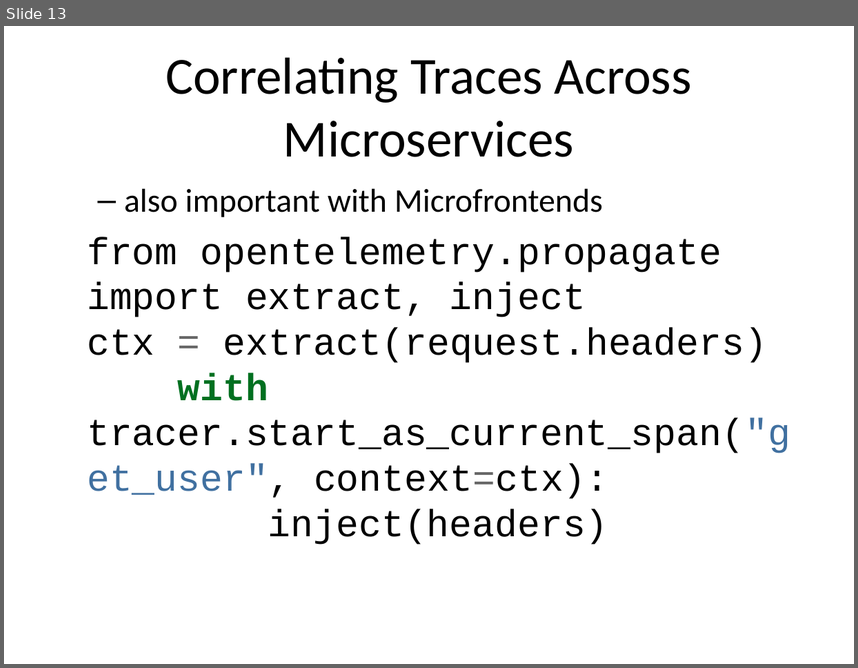
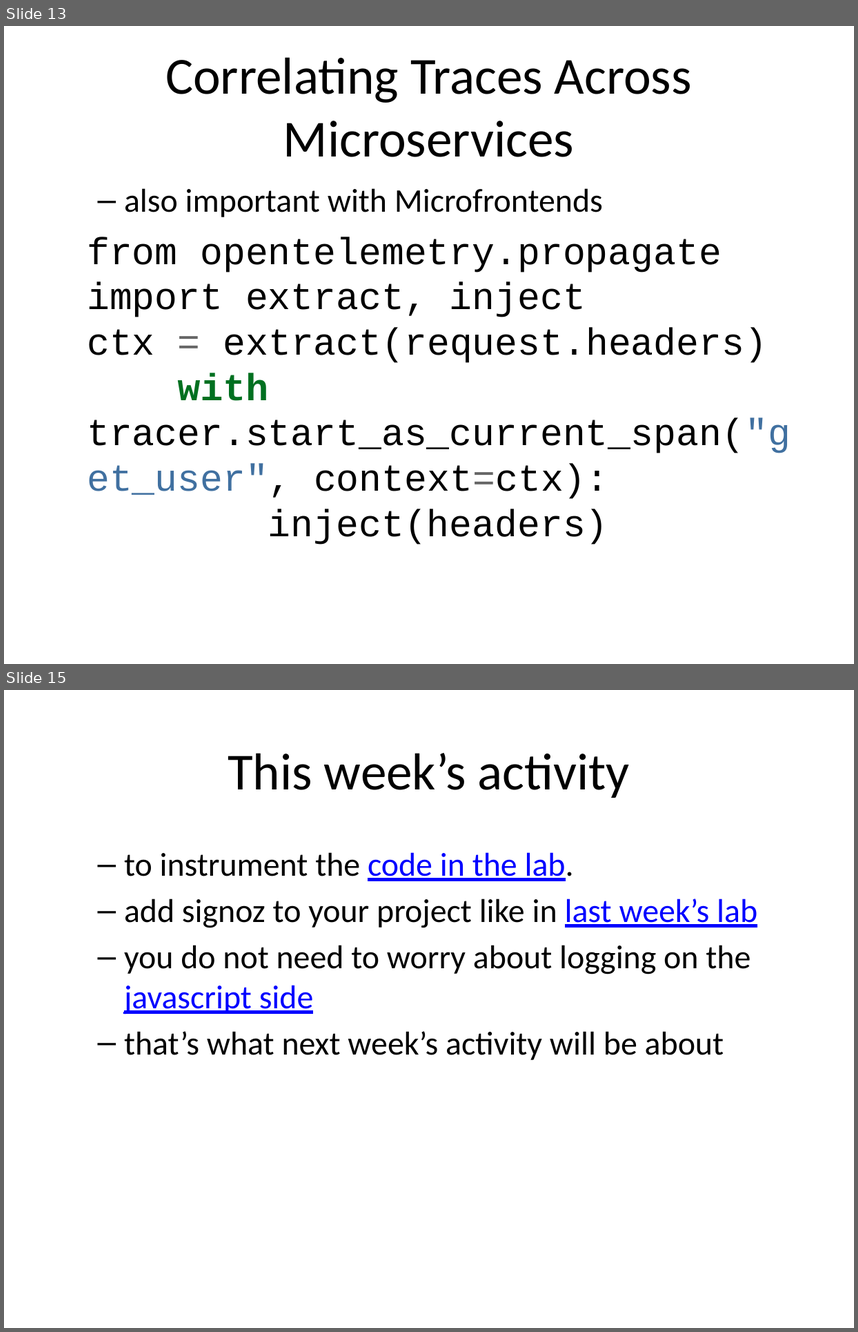
Before and after one commit to rhildred/INFO8985, a slide deck: microfrontend_instrumenting/slides.pptx. Shown one above the other, each under a label of ours: slide 13 before the commit, slides 13 and 15 after it; the slides between them are not shown. The pictures are 858x668 and 858x1332 pixels, drawn with LibreOffice and Linux fonts; fonts in the diff are those of the drawing. Boxes give left, top, right and bottom in pixels: in the first picture for what was removed or moved away, otherwise in the second. Text is boxed around its words. In the diff, an @@ line names an element or a change of style, - is before the commit and + after.

```diff
--- a/microfrontend_instrumenting/slides.pptx
+++ b/microfrontend_instrumenting/slides.pptx
@@ slide 15 added at (4,690,854,1328), background #FFFFFF @@
@@ title added at (228,753,630,798), 44 pt, text #000000 @@
+This week’s activity
@@ text added at (124,852,757,1060), 28 pt, text #000000 @@
+  – to instrument the code in the lab.
+  – add signoz to your project like in last week’s lab
+  – you do not need to worry about logging on the javascript side
+  – that’s what next week’s activity will be about
```
Also in this commit, not shown: 2 slides changed, 14 other files.
